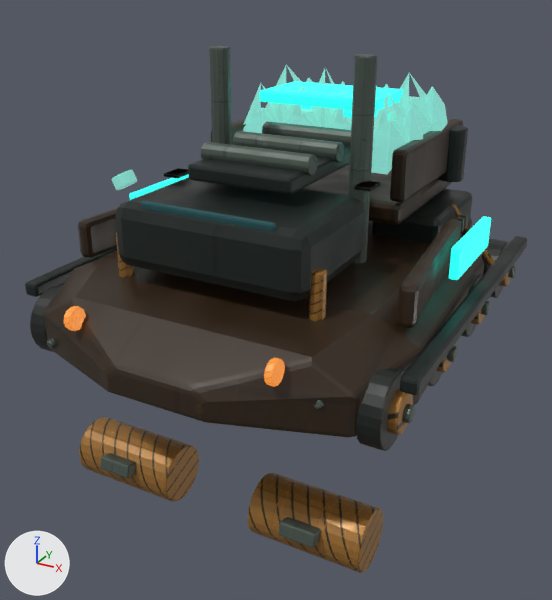
A saved change to the glTF model assets/models/vehicles/factions/drift_harvester.glb.
Camera for both pictures: a 50 mm camera at (2.71, -5.26, 2.82) aimed at (-0.07, -0.2, 0.29). The lights are fixed; the arrows at lower left show +X, +Y and +Z. The picture after the commit comes second. Where no turn or scale is listed for an object, it has been applied to the vertices. Vertices at exactly the same position are counted once.

The older version as bpy lines, for what is in view:
```python
ob_faction_detail___vehicle___energy_001 = bpy.data.objects.new('Faction detail · Vehicle / energy.001', me_faction_detail___vehicle___energy_001___consolidated_geometry)
ob_faction_detail___vehicle___energy_001.location = (0.0, 0.0, 0.0)
ob_faction_detail___vehicle___energy_002 = bpy.data.objects.new('Faction detail · Vehicle / energy.002', me_faction_detail___vehicle___energy_002___consolidated_geometry)
ob_faction_detail___vehicle___energy_002.location = (0.0, 0.0, 0.0)
ob_faction_detail___vehicle___energy_003 = bpy.data.objects.new('Faction detail · Vehicle / energy.003', me_faction_detail___vehicle___energy_003___consolidated_geometry)
ob_faction_detail___vehicle___energy_003.location = (0.0, 0.0, 0.0)
ob_faction_detail___vehicle___energy_004 = bpy.data.objects.new('Faction detail · Vehicle / energy.004', me_faction_detail___vehicle___energy_004___consolidated_geometry)
ob_faction_detail___vehicle___energy_004.location = (0.0, 0.0, 0.0)
ob_faction_detail___vehicle___energy_005 = bpy.data.objects.new('Faction detail · Vehicle / energy.005', me_faction_detail___vehicle___energy_005___consolidated_geometry)
ob_faction_detail___vehicle___energy_005.location = (0.0, 0.0, 0.0)
ob_faction_detail___vehicle___energy_006 = bpy.data.objects.new('Faction detail · Vehicle / energy.006', me_faction_detail___vehicle___energy_006___consolidated_geometry)
ob_faction_detail___vehicle___energy_006.location = (0.0, 0.0, 0.0)
ob_faction_detail___vehicle___energy_007 = bpy.data.objects.new('Faction detail · Vehicle / energy.007', me_faction_detail___vehicle___energy_007___consolidated_geometry)
ob_faction_detail___vehicle___energy_007.location = (0.0, 0.0, 0.0)
ob_faction_detail___vehicle___energy_008 = bpy.data.objects.new('Faction detail · Vehicle / energy.008', me_faction_detail___vehicle___energy_008___consolidated_geometry)
ob_faction_detail___vehicle___energy_008.location = (0.0, 0.0, 0.0)
ob_teamcolor_flank_details = bpy.data.objects.new('TeamColor flank details', me_teamcolor_flank_details___consolidated_geometry_007)
ob_teamcolor_flank_details.location = (0.0, 0.712, 1.646)
# also in view: 'Faction detail · Vehicle / armor.007' at (0.0, -0.02, 0.88); 'Faction detail · Vehicle / steel.002' at (0.0, -1.25, -0.87); 'Faction detail · Vehicle / steel.001' at (0.0, -0.13, 1.45); 'Faction detail · Vehicle / rubber.007' at (0.0, 0.0, 0.3); 'Faction detail · Vehicle / dark.007' at (0.0, 0.12, 0.92)
```
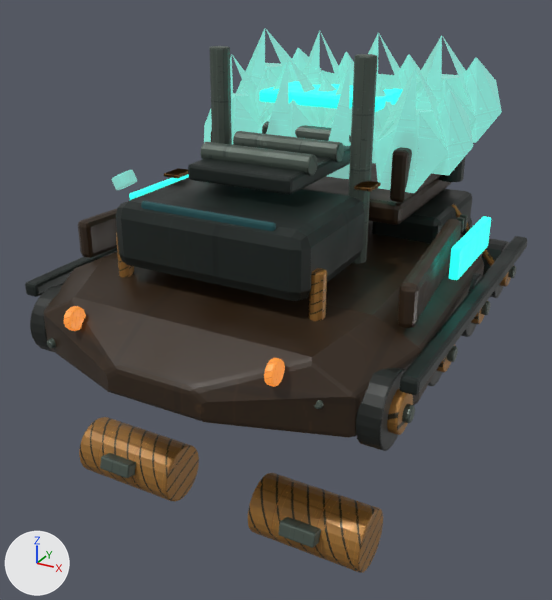
What changed in the scene script:
```text
Change me_faction_detail___vehicle___energy_001___consolidated_geometry:
    remove me_faction_detail___vehicle___energy_001___consolidated_geometry.from_pydata(...)  # 63 vertices, 99 faces; spans x -0.773..-0.287, y 0.271..0.669, z 1.322..1.915
    add me_faction_detail___vehicle___energy_001___consolidated_geometry.from_pydata(...)  # 63 vertices, 99 faces; spans x -0.609..0.222, y 0.08..0.756, z 1.22..2.139
    me_faction_detail___vehicle___energy_001___consolidated_geometry part 1: 89 kept faces spanning x -0.609..0.222, y 0.08..0.756, z 1.22..2.139 get new texture (UV) coordinates
    edits to the shape of me_faction_detail___vehicle___energy_001___consolidated_geometry do not show in these pictures
Change me_faction_detail___vehicle___energy_002___consolidated_geometry:
    remove me_faction_detail___vehicle___energy_002___consolidated_geometry.from_pydata(...)  # 63 vertices, 99 faces; spans x -0.421..0.125, y 0.25..0.696, z 1.3..1.915
    add me_faction_detail___vehicle___energy_002___consolidated_geometry.from_pydata(...)  # 63 vertices, 99 faces; spans x -0.006..0.652, y 0.14..0.678, z 1.281..2.139
    me_faction_detail___vehicle___energy_002___consolidated_geometry part 2: 95 kept faces spanning x -0.006..0.652, y 0.14..0.678, z 1.281..2.139 get new texture (UV) coordinates
    edits to the shape of me_faction_detail___vehicle___energy_002___consolidated_geometry do not show in these pictures
Change me_faction_detail___vehicle___energy_003___consolidated_geometry:
    remove me_faction_detail___vehicle___energy_003___consolidated_geometry.from_pydata(...)  # 63 vertices, 99 faces; spans x 0.006..0.432, y 0.293..0.642, z 1.344..1.915
    add me_faction_detail___vehicle___energy_003___consolidated_geometry.from_pydata(...)  # 63 vertices, 99 faces; spans x 0.492..1.236, y 0.11..0.717, z 1.25..2.139
    me_faction_detail___vehicle___energy_003___consolidated_geometry part 3: 63 of 63 vertices moved; they spanned x 0.006..0.432, y 0.293..0.642, z 1.344..1.915 and now span x 0.492..1.236, y 0.11..0.717, z 1.25..2.139; mean shift (0.662, -0.052, 0.078)
Change me_faction_detail___vehicle___energy_004___consolidated_geometry:
    remove me_faction_detail___vehicle___energy_004___consolidated_geometry.from_pydata(...)  # 63 vertices, 99 faces; spans x 0.358..0.844, y 0.271..0.669, z 1.322..1.915
    add me_faction_detail___vehicle___energy_004___consolidated_geometry.from_pydata(...)  # 63 vertices, 99 faces; spans x -1.141..-0.311, y 0.642..1.319, z 1.39..2.309
    me_faction_detail___vehicle___energy_004___consolidated_geometry part 4: 89 kept faces spanning x -1.141..-0.311, y 0.642..1.319, z 1.39..2.309 get new texture (UV) coordinates
    edits to the shape of me_faction_detail___vehicle___energy_004___consolidated_geometry do not show in these pictures
Change me_faction_detail___vehicle___energy_005___consolidated_geometry:
    remove me_faction_detail___vehicle___energy_005___consolidated_geometry.from_pydata(...)  # 63 vertices, 99 faces; spans x -0.798..-0.252, y 0.7..1.146, z 1.4..2.015
    add me_faction_detail___vehicle___energy_005___consolidated_geometry.from_pydata(...)  # 63 vertices, 99 faces; spans x -0.539..0.12, y 0.702..1.24, z 1.451..2.309
    me_faction_detail___vehicle___energy_005___consolidated_geometry part 5: 91 kept faces spanning x -0.539..0.12, y 0.702..1.24, z 1.451..2.309 get new texture (UV) coordinates
    edits to the shape of me_faction_detail___vehicle___energy_005___consolidated_geometry do not show in these pictures
Change me_faction_detail___vehicle___energy_006___consolidated_geometry:
    remove me_faction_detail___vehicle___energy_006___consolidated_geometry.from_pydata(...)  # 63 vertices, 99 faces; spans x -0.371..0.055, y 0.743..1.092, z 1.444..2.015
    add me_faction_detail___vehicle___energy_006___consolidated_geometry.from_pydata(...)  # 63 vertices, 99 faces; spans x -0.041..0.703, y 0.672..1.279, z 1.42..2.309
    me_faction_detail___vehicle___energy_006___consolidated_geometry part 6: 63 of 63 vertices moved; they spanned x -0.371..0.055, y 0.743..1.092, z 1.444..2.015 and now span x -0.041..0.703, y 0.672..1.279, z 1.42..2.309; mean shift (0.506, 0.061, 0.148)
Change me_faction_detail___vehicle___energy_007___consolidated_geometry:
    remove me_faction_detail___vehicle___energy_007___consolidated_geometry.from_pydata(...)  # 63 vertices, 99 faces; spans x -0.019..0.467, y 0.721..1.119, z 1.422..2.015
    add me_faction_detail___vehicle___energy_007___consolidated_geometry.from_pydata(...)  # 63 vertices, 99 faces; spans x 0.457..1.287, y 0.642..1.319, z 1.39..2.309
    me_faction_detail___vehicle___energy_007___consolidated_geometry part 7: 89 kept faces spanning x 0.457..1.287, y 0.642..1.319, z 1.39..2.309 get new texture (UV) coordinates
    edits to the shape of me_faction_detail___vehicle___energy_007___consolidated_geometry do not show in these pictures
Remove ob_faction_detail___vehicle___energy_008:
    ob_faction_detail___vehicle___energy_008 = bpy.data.objects.new('Faction detail · Vehicle / energy.008', me_faction_detail___vehicle___energy_008___consolidated_geometry)
Add ob_faction_detail___vehicle___energy:
    ob_faction_detail___vehicle___energy = bpy.data.objects.new('Faction detail · Vehicle / energy', me_faction_detail___vehicle___energy___consolidated_geometry)  # 63 vertices, 99 faces; spans x -1.107..-0.362, y 0.11..0.717, z 1.25..2.139
    ob_faction_detail___vehicle___energy.location = (0.0, 0.0, 0.0)
```

Pixel boxes [x1, y1, x2, y2] of what changed, in the pictures (552 x 600 px):
'Faction detail · Vehicle / energy.003', reshaped
    before: [327, 91, 352, 130]
    after: [375, 66, 473, 193]
'Faction detail · Vehicle / energy.007', reshaped (mostly hidden before)
    before: [376, 84, 394, 113]
    after: [416, 36, 502, 143]
'Faction detail · Vehicle / energy.004', reshaped
    before: [371, 94, 423, 175]
    after: [236, 28, 321, 94]
'Faction detail · Vehicle / energy.001', reshaped
    before: [243, 83, 292, 133]
    after: [257, 58, 336, 137]
'Faction detail · Vehicle / energy.002', reshaped
    before: [282, 86, 334, 128]
    after: [322, 62, 394, 179]
'Faction detail · Vehicle / energy', added (cyan)
    after: [204, 54, 275, 145]
'Faction detail · Vehicle / energy.008', deleted (cyan)
    before: [388, 74, 447, 145]
'Faction detail · Vehicle / energy.005', reshaped (mostly hidden before)
    before: [265, 64, 313, 109]
    after: [303, 30, 354, 85]
'Faction detail · Vehicle / energy.006', reshaped (mostly hidden before)
    before: [319, 67, 345, 85]
    after: [368, 34, 423, 107]
part 7 of me_faction_detail___vehicle___energy_007___consolidated_geometry, surface changed
    before: [376, 85, 394, 113]
    after: [416, 36, 502, 143]
